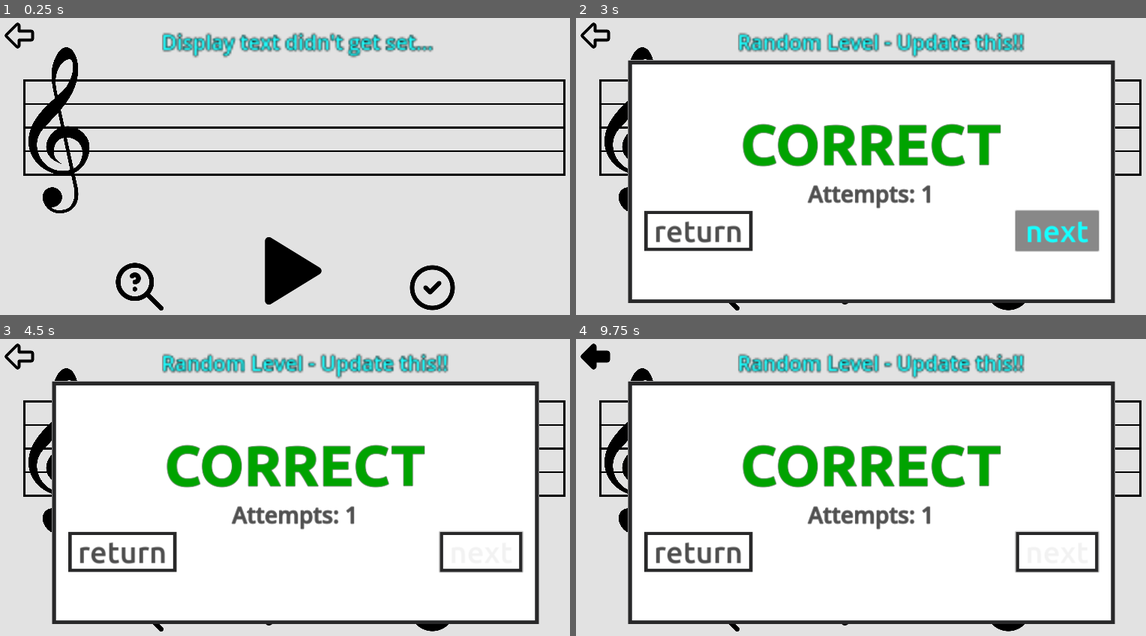
Above: before the commit, frames 1-4 (two rows, left to right).
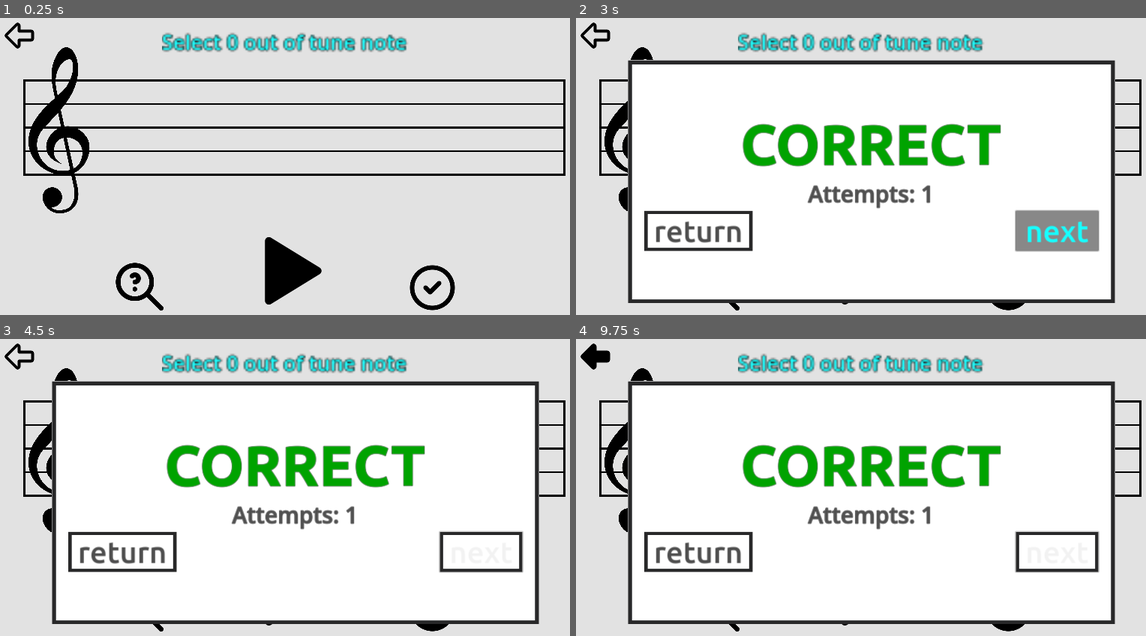
Above: after the commit, the same moments.

Repository: Sniggiho/COMP225-Reluna
Game: Godot game, scene res://Scenes/firstScene.tscn
The game is run twice, just before and just after one commit, with the same random seed, the same clock (stepped at 60 frames per second) and the same inputs.
Inputs (mouse positions are in pixels of both pictures, inside the frame that each line leads up to):
- Up to frame 1 (0.25 s): no input
- Up to frame 2 (3 s): click (861, 270) at 0.5 s; click (861, 270) at 1.25 s; click (1009, 288) at 2 s; click "next" at 2.75 s
- Up to frame 3 (4.5 s): click "next" at 3.5 s; click (142, 606) at 4.25 s
- Up to frame 4 (9.75 s): click (1009, 609) at 5 s; click (718, 606) at 5.75 s; click (861, 591) at 6.5 s; click (1009, 609) at 7.25 s; click (718, 606) at 8 s; click "next" at 8.75 s; click (593, 356) at 9.52 s

The runs differ from the first frame. In frame 1, 2.0% of the frame differs, in the area x 28-77%, y 4-14%; in frame 2, 2.2%, in the area x 28-79%, y 4-14%; in frame 3, 2.2%; in frame 4, 2.2%.
Error in both runs: Invalid assignment of index '0' (on base: 'Array') with value of type 'bool'. (res://Scenes/LevelManager/LevelManager.gd:82)

Commit message:
setting instruction text for free play

Diff:
--- a/Project/Scenes/LevelManager/LevelManager.gd
+++ b/Project/Scenes/LevelManager/LevelManager.gd
@@ -167,8 +167,7 @@
 
 		SceneTransition.change_scene("res://Scenes/firstScene.tscn")
 	else:
-	# TODO: update this to use GLevelData
-		GLevelData.displayText = "Random Level - Update this!!"
+		GLevelData.displayText = self._generateInstructionText()
 		self.get_parent().find_child("DisplayText").refresh()
 
 		path.get_child(0).progress_ratio = 0
@@ -176,7 +175,19 @@
 		createListOfDetunedNotes(GLevelData.numNotes)
 		createTuneCreator(false)
 
-
+func _generateInstructionText() -> String:
+	var instructionText = "Select "
+
+	if GLevelData.detuneDir == -1: # flat only
+		instructionText += str(GLevelData.numDetunedNotes) + " flat note"
+	elif GLevelData.detuneDir == 1: # sharp only
+		instructionText += str(GLevelData.numDetunedNotes) + " sharp note"
+	else: # both flat and sharp
+		instructionText += str(GLevelData.numDetunedNotes) + " out of tune note"
+
+	if GLevelData.numDetunedNotes >1:
+		instructionText += "s"
+	return instructionText
 
 # Called when the node enters the scene tree for the first time.
 func _ready():
@@ -195,8 +206,8 @@
 		createTuneCreator(true)
 		musicStaff.setNotesBPM(GLevelData.numNotes, GLevelData.bpm) # TODO we don't need this?
 	else:
-		# TODO: update this to use GLevelData
-#		bpm = GLevelData.bpm
+		GLevelData.displayText = self._generateInstructionText()
+		#TODO: do we need all these?
 		numNotes = GLevelData.numNotes
 		numOutOfTune = GLevelData.numDetunedNotes
 		minDetuneCents = GLevelData.minDetuneCents
